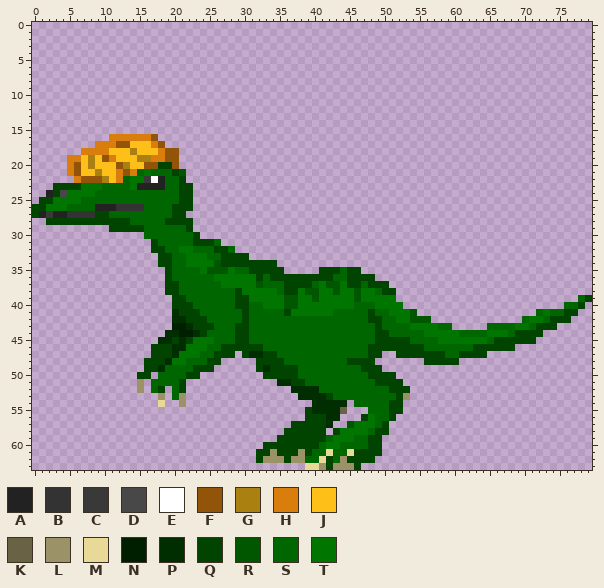
Sprite sheet -- Assets/Sprites/Characters/Dinosaur.png. Above: the version before the commit.
The file is 80x64 pixels. Colours within 5 levels of each other are drawn and written as one.
Palette (. is transparent): A #222222  B #333333  C #393939  D #484848  E #ffffff  F #925409  G #aa8010  H #d97d0d  J #febf18  K #696245  L #9c9267  M #e8d999  N #001f00  P #002e00  Q #004400  R #005700  S #006600  T #007600
Pixels before (only the part around the change), first column x 0:
10 ................................................................................
11 ................................................................................
12 ................................................................................
13 ................................................................................
14 ................................................................................
15 ................................................................................
16 ...........HHHHHHF..............................................................
17 .........HHHFFJJJHF.............................................................
18 .......HHHHJJJGJJJHFF...........................................................
19 .....HHJGJFHJJJGGHHFF...........................................................
20 .....HFJGJJJFGJJFFQQF...........................................................
21 .....HFJJGJJHFHSTSSSQR..........................................................
22 ......HFFFGJHSTTCEASSQ..........................................................
23 ...QQQQTTTSSSSTAAAASSQQ.........................................................
24 ..AQDTTTTSSSSSSSSSSSSQQ.........................................................
25 .QQTTTTSSSSSSSSSSSSSSQQ.........................................................
26 QQTTTSSSSAAABBBBSSSSQQQ.........................................................
27 QACAABBBBQQSSSSSSSSSQQ..........................................................
28 ..QQQQQQQQQQQQSSSSSQQQQ.........................................................
29 ...........QQQQQSSSSSSQ.........................................................
30 ................SSSSSSSQ........................................................
31 .................QSSSSSQQQS.....................................................
32 .................QQSSTTSSSQQS...................................................
33 ..................QQSSTTTSSQQQQ.................................................
34 ..................QQSSTTTTRQQQQQQQQ.............................................
35 ...................QSSSSTRRRTSSQQQQQ.....QQQSQQ.................................
36 ...................QSSSSSSTTTTTTQSQQQQQQQQQSSQQQQ...............................
37 ...................QQSSSSSSTTTTTRSSSQQQQSTRRTQQSQQQ.............................
38 ...................QQSSSSSSSSQTTTTTSQQTRRTTRTTRTTSQQ............................
39 ....................QQSSSSSSSQQTTTTTRRTTRTTTTTRTTTTT..........................SQ
40 ....................QQQSSSSSSQQSSTTTRRTTTTTTTTSSSTTTT.......................SSQ.
41 ....................PQQQSSSSSSQSSSSSQTTTTTTSSSSSQSSTTTR.................STSSQQ..
42 ....................PPQQQSSSSSQSSSSSSSSSSSSSSSSSQQSSTTRRR.............STTSQQQ...
43 ....................NNPQQQSSSQQSSSSSSSSSSSSSSSSSSQSSSSTTTTSS.....SSSSTTSQQQ.....
44 ...................PPNNPQSSSSQQSSSSSSSSSSSSSSSSSSQQSSSSSTTTTTSSSSTTTSQQQQ.......
45 ..................PPQPQTTTSSSQQSSSSSSSSSSSSSSSSSSQQQQQSSSSTTTTTTTSQQQQQQ........
46 .................QQQPPTTTSSQQQQQQSSSSSSSSSSSSSSSQQQQQQQQSSSSSSSQQQQQQ...........
47 .................QQQPTTTSSQQQ.QPPQQSSSSSSSSSSSSSQQ..QQQQQQQSSQQQQ...............
48 ................QQQPTTSSSQQ.....QQQQSSSSSSSSSQQQQ.......QQQQQ...................
49 ................QQPSSSSQQQ......QPQQQQSSSSSSSSSQQQ..............................
50 ...............QQ.SSSSQQ.........QQQQQSSSSSSSSSSQQQQ............................
51 ...............L.SSSSQ.............PPQQSSSSSSSSSSQQQQ...........................
52 ...............L.SQ.SQ...............PPPPSSSSSSSSSSQQQ..........................
53 ..................L.SL................PPPPQSSSSSSSSSQL..........................
54 ..................M..L..................PPPPP.SSSSSQQ...........................
55 .......................................QPPPPK...SSSQQ...........................
56 .......................................QQQPP...QTSSQ............................
57 .....................................QQQQQP..RTTTSQ.............................
58 ....................................QQQQQQ.QTTTTSQQ.............................
59 ...................................QQQQQQQSTTTSSQQ..............................
60 .................................QQQQQQQQSTTSSSSQQ..............................
61 ................................QQLQQQLQSSMSSMQQQQ..............................
62 ................................QLLLQLLSSMQSLQQQQ...............................
63 .......................................MMLQLLLQ.................................
Once edited:
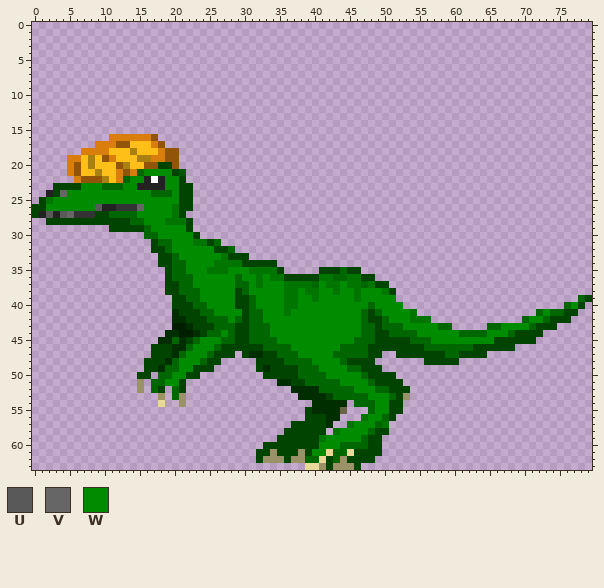
Colours new in this view: U #595959  V #666666  W #008c00
What changed:
y 21: x 16..19 TSSS -> WWWW
y 22: x 14..16 TTC -> WWA; x 19..20 SS -> WW
y 23: x 7..9 TTT -> WWW; x 13..14 ST -> WW; x 19..20 SS -> WW
y 24: x 4..16 DTTTTSSSSSSSS -> VWWWWWWWWWWWW; x 20 S -> W
y 25: x 2..20 QTTTTSSSSSSSSSSSSSS -> TWWWWWWWWWWWWWWWWWW
y 26: x 2..9 TTTSSSSA -> WWWWWWWU; x 15..20 BSSSSQ -> VWWWWT
y 27: x 2 C -> U; x 4..5 AB -> UV; x 15..20 SSSSSQ -> WWWWWT
y 28: x 16..21 SSSQQQ -> WWWTTT
y 29: x 17..21 SSSSS -> WWWWW
y 30: x 18..22 SSSSS -> WWWWW
y 31: x 20..24 SSSQQ -> WWWTT
y 32: x 20..25 STTSSS -> WWWWWW
y 33: x 21..27 STTTSSQ -> WWWWWWT
y 34: x 22..29 TTTTRQQQ -> WWWWTTTT
y 35: x 22..34 SSTRRRTSSQQQQ -> WWWTTTWWWTTTT
y 36: x 23..35 SSSTTTTTTQSQQ -> WWWWWWSWWTWTT; x 41..42 QQ -> TT; x 45..46 QQ -> TT
y 37: x 23..39 SSSSTTTTTRSSSQQQQ -> WWWWWWSSWTWWWTTTT; x 41..46 TRRTQQ -> WTTWTT; x 48 Q -> T
y 38: x 24..28 SSSSS -> WWWWW; x 30..50 TTTTTSQQTRRTTRTTRTTSQ -> SWWWWWTTWTTWWTWWTWWWT
y 39: x 24..28 SSSSS -> WWWWW; x 31..51 TTTTTRRTTRTTTTTRTTTTT -> SWWWWTTWWTWWWWWTWWWWW
y 40: x 25..28 SSSS -> WWWW; x 32..47 STTTRRTTTTTTTTSS -> WWWWTTWWWWWWWWWW; x 49..52 TTTT -> WWWW; x 77 S -> W
y 41: x 26..29 SSSS -> WWWW; x 33..46 SSSQTTTTTTSSSS -> WWWTWWWWWWWWWW; x 50..54 STTTR -> WWWWT; x 73 T -> W
y 42: x 28 S -> W; x 33..46 SSSSSSSSSSSSSS -> WWWWWWWWWWWWWW; x 51..56 STTRRR -> WWWTTT; x 71..72 TT -> WW
y 43: x 34..46 SSSSSSSSSSSSS -> WWWWWWWWWWWWW; x 53..57 STTTT -> WWWWW; x 67..70 SSTT -> WWWW
y 44: x 27 S -> W; x 34..46 SSSSSSSSSSSSS -> WWWWWWWWWWWWW; x 55..60 STTTTT -> WWWWWW; x 65..67 TTT -> WWW
y 45: x 20 Q -> S; x 23..26 TTTS -> SWWW; x 35..45 SSSSSSSSSSS -> WWWWWWWWWWW; x 57..65 STTTTTTTS -> WWWWWWWWW
y 46: x 22..25 TTTS -> SWWW; x 37..43 SSSSSSS -> WWWWWWW
y 47: x 21..24 TTTS -> SWWW; x 38..42 SSSSS -> WWWWW
y 48: x 20..23 TTSS -> SWWW; x 40..43 SSSS -> WWWW
y 49: x 21..22 SS -> WW; x 41..44 SSSS -> WWWW
y 50: x 20..21 SS -> WW; x 42..46 SSSSS -> WWWWW
y 51: x 19..20 SS -> WW; x 44..47 SSSS -> WWWW
y 52: x 46..48 SSS -> WWW
y 53: x 48..50 SSS -> WWW
y 54..55: x 49..50 SS -> WW
y 56: x 47..49 QTS -> TWW
y 57: x 45..48 RTTT -> TWWW; x 50 Q -> T
y 58: x 43..47 QTTTT -> TWWWW
y 59: x 41..46 QSTTTS -> TWWWWW
y 60: x 41..43 STT -> WWW
y 61: x 40..41 SS -> WW
